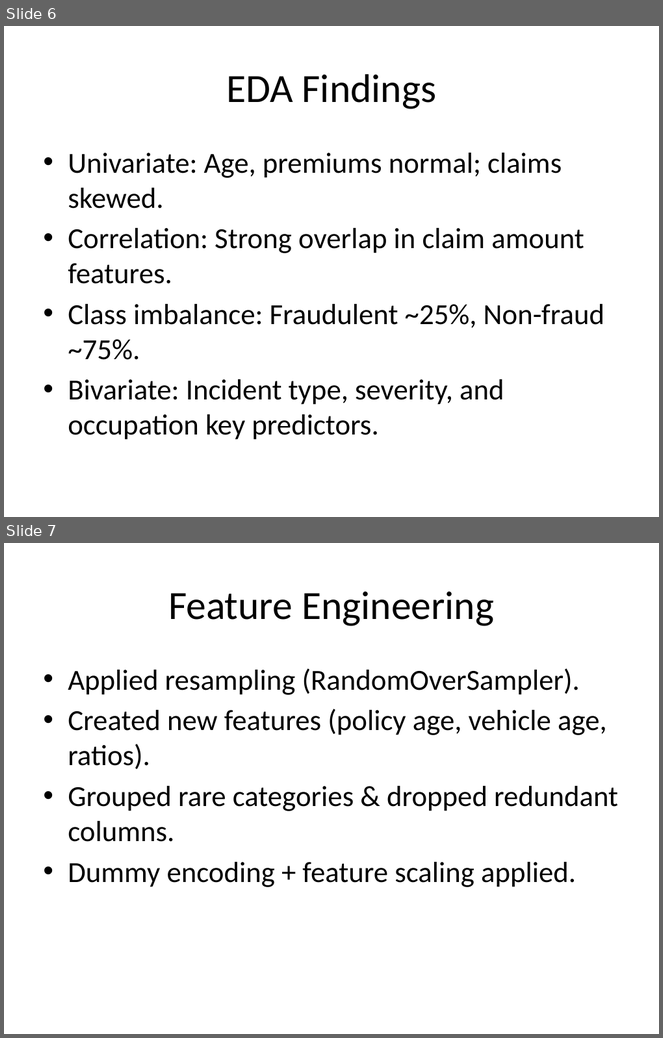
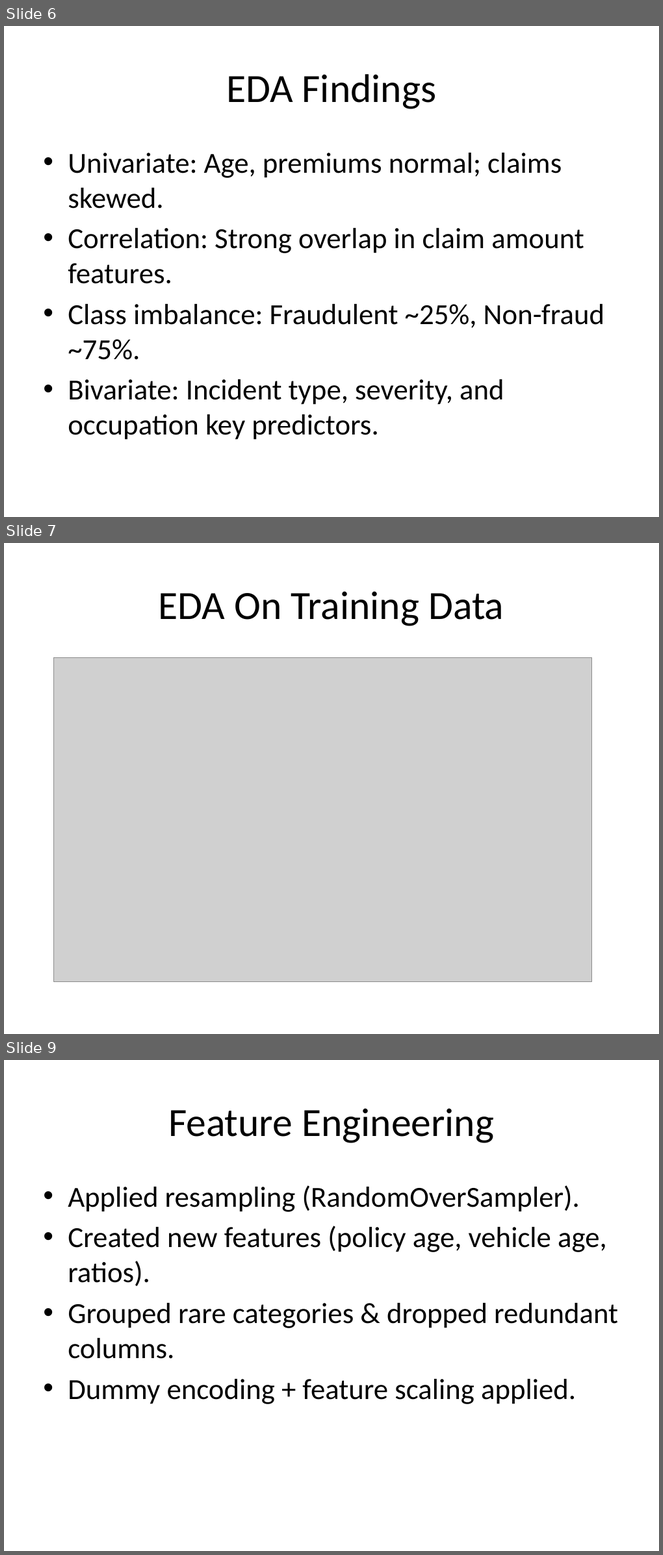
Before and after one commit to bhawanih9/Fraudulent_Claim_Detection, a slide deck: Fraudulent_Claim_Detection_BhawaniShankarMahapatra_BiniyamBelaynehDemisse_PPT.pptx. Shown one above the other, each under a label of ours: slides 6 and 7 before the commit, slides 6, 7 and 9 after it; the slides between them are not shown. The pictures are 663x1038 and 663x1555 pixels, drawn with LibreOffice and Linux fonts; fonts in the diff are those of the drawing; grey boxes stand for pictures. Boxes give left, top, right and bottom in pixels: in the first picture for what was removed or moved away, otherwise in the second. Text is boxed around its words. In the diff, an @@ line names an element or a change of style, - is before the commit and + after.

```diff
--- a/Fraudulent_Claim_Detection_BhawaniShankarMahapatra_BiniyamBelaynehDemisse_PPT.pptx
+++ b/Fraudulent_Claim_Detection_BhawaniShankarMahapatra_BiniyamBelaynehDemisse_PPT.pptx
@@ slide 7 added at (4, 543, 659, 1034), background #FFFFFF @@
@@ title added at (159, 591, 504, 626), 44 pt, text #000000 @@
+EDA On Training Data
@@ picture added at (54, 657, 592, 982) @@
@@ what was slide 7 is now slide 9 @@
```
Also in this commit, not shown: 2 slides changed, 1 other slide added.
